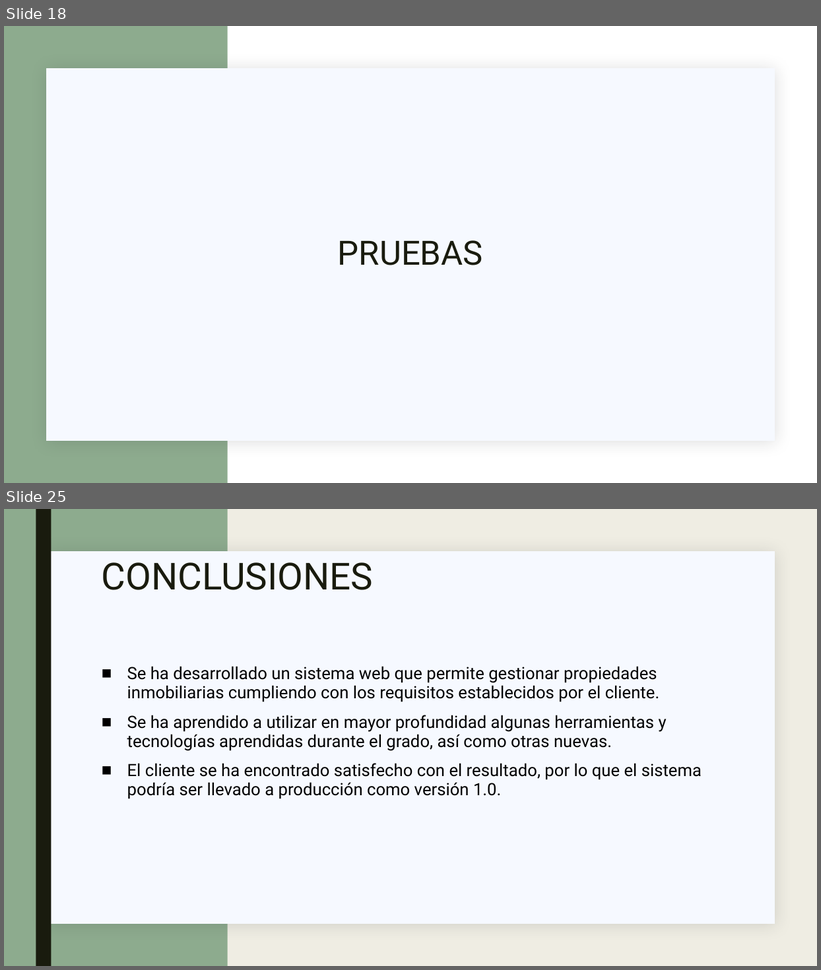
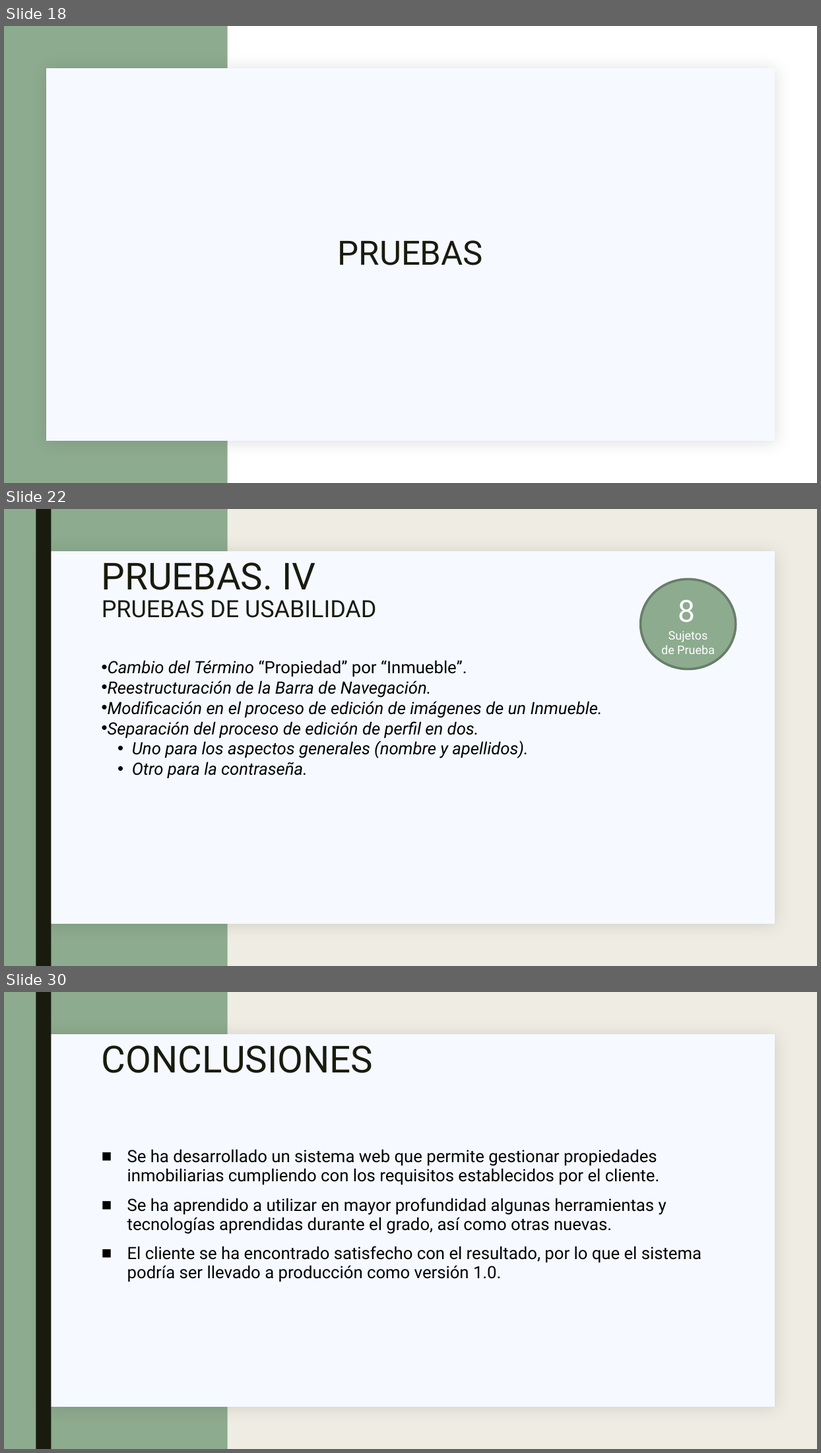
Before and after one commit to golmenero/tfg_inmobiliaria, a slide deck: MATERIAL/Defensa/Presentación.pptx. Shown one above the other, each under a label of ours: slides 18 and 25 before the commit, slides 18, 22 and 30 after it; the slides between them are not shown. The pictures are 821x970 and 821x1453 pixels, drawn with LibreOffice and Linux fonts; fonts in the diff are those of the drawing; background and template pictures are left out. Boxes give left, top, right and bottom in pixels: in the first picture for what was removed or moved away, otherwise in the second. Text is boxed around its words. In the diff, an @@ line names an element or a change of style, - is before the commit and + after.

```diff
--- a/MATERIAL/Defensa/Presentación.pptx
+++ b/MATERIAL/Defensa/Presentación.pptx
@@ slide 22 added at (x1=4, y1=509, x2=817, y2=966), background #EFEDE3; not listed: 2 template elements that a slide beside it also shows @@
@@ rectangle added at (x1=36, y1=509, x2=51, y2=966), fill #191B0E @@
@@ title added at (x1=102, y1=562, x2=376, y2=618), 28 pt, text #191B0E @@
+PRUEBAS. IV
+PRUEBAS DE USABILIDAD
@@ ellipse added at (x1=641, y1=579, x2=736, y2=669), fill #8DAB8E, outline #687F69 2.75 pt, 14 pt, text #FFFFFF @@
+8
+Sujetos de Prueba
@@ text added at (x1=108, y1=660, x2=603, y2=779), 20 pt, text #000000, italic @@
+• Cambio del Término “Propiedad” por “Inmueble”.
+• Reestructuración de la Barra de Navegación.
+• Modificación en el proceso de edición de imágenes de un Inmueble.
+• Separación del proceso de edición de perfil en dos.
+  • Uno para los aspectos generales (nombre y apellidos).
+  • Otro para la contraseña.
@@ what was slide 25 is now slide 30 @@
```
Also in this commit, not shown: 9 slides changed, 4 other slides added.
